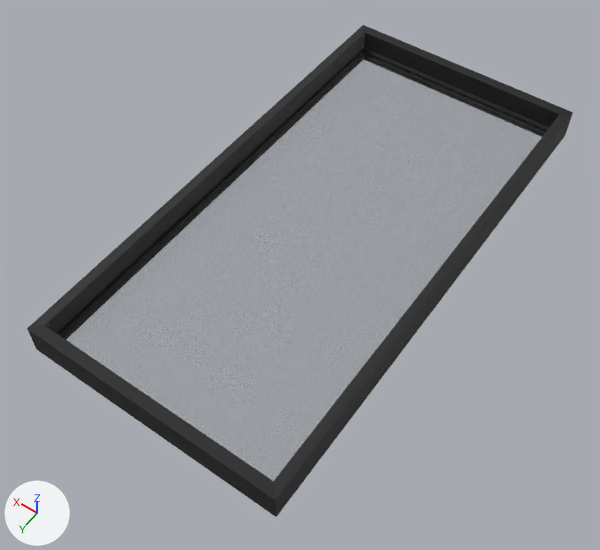
The Blender file Assets/Models/Windows/SingleWindow4x2.blend: old version first, new version second.
The view is the same before and after, from a camera (50 mm lens) standing at (-0.672, 1.662, 1.396) and looking at (0.002, 0.718, -0.087). The lights are fixed; the arrows at lower left show +X, +Y and +Z.

The first picture shows 'cgaxis_models_46_47'.
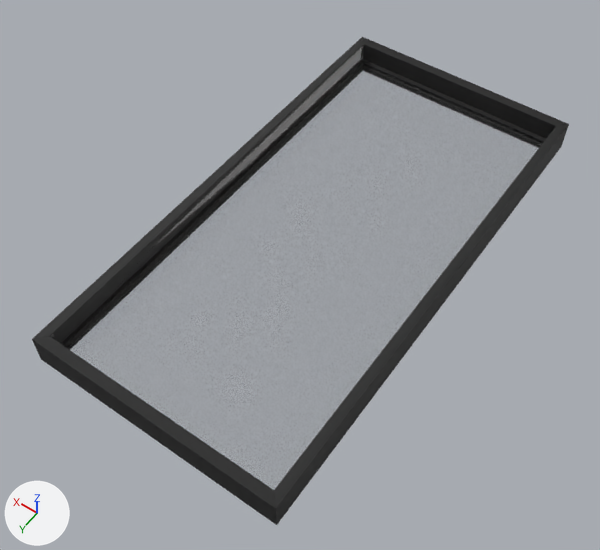
Pixel boxes (x1, y1, x2, y2) of what changed, in the pictures (600 x 550 px; the box of a moved part takes in the faces that stretch with it):
'cgaxis_models_46_47', reshaped: before (27, 25, 573, 517); after (32, 37, 569, 525)
part 1 of me_cgaxis_models_46_47, moved or reshaped: before (363, 48, 550, 132); after (363, 59, 546, 144)
part 2 of me_cgaxis_models_46_47, moved or reshaped: before (62, 54, 546, 338); after (66, 65, 542, 348)
part 3 of me_cgaxis_models_46_47, moved or reshaped (not visible before): after (67, 67, 541, 490)
part 4 of me_cgaxis_models_46_47, moved or reshaped (not visible afterwards): before (64, 56, 544, 481)
part 5 of me_cgaxis_models_46_47, rebuilt: before (59, 49, 364, 337); after (62, 60, 363, 347)
part 6 of me_cgaxis_models_46_47, rebuilt: before (57, 49, 363, 335); after (61, 59, 363, 345)
part 7 of me_cgaxis_models_46_47, moved or reshaped: before (27, 25, 573, 517); after (32, 37, 569, 525)

Diff of the bpy script that builds the scene:
```diff
--- a/Assets/Models/Windows/SingleWindow4x2.blend.py
+++ b/Assets/Models/Windows/SingleWindow4x2.blend.py
@@ me_cgaxis_models_46_47 @@
 # used by ob_cgaxis_models_46_47
-me_cgaxis_models_46_47.from_pydata(...)  # 18244 vertices, 18617 faces, 2 loose edges; spans x -0.305..0.305, y 0.0..1.219, z -0.038..0.038
+me_cgaxis_models_46_47.from_pydata(...)  # 18115 vertices, 18474 faces, 6 loose edges; spans x -0.305..0.305, y 0.0..1.219, z -0.076..0.0
+# me_cgaxis_models_46_47 part 1: the loose piece of 536 vertices spanning x -0.281..0.284, y 0.026..0.039, z -0.038..-0.01 is moved by (0.0, 0.0, -0.038)
+# me_cgaxis_models_46_47 part 2: the loose piece of 588 vertices spanning x -0.27..0.273, y 0.039..1.18, z -0.023..-0.019 is moved by (0.0, 0.0, -0.038)
+# me_cgaxis_models_46_47 part 3: the loose piece of 8 vertices spanning x -0.27..0.273, y 0.039..1.18, z -0.033..-0.03 is moved by (0.0, 0.0, -0.03)
+# me_cgaxis_models_46_47 part 4: the loose piece of 8 vertices spanning x -0.27..0.273, y 0.039..1.18, z -0.026..-0.023 is moved by (0.0, 0.0, -0.045)
+# me_cgaxis_models_46_47 part 5: the loose piece of 331 vertices spanning x 0.273..0.284, y 0.026..1.193, z -0.038..-0.01 is rebuilt with 331 vertices and now spans x 0.273..0.284, y 0.026..1.193, z -0.076..-0.048
+# me_cgaxis_models_46_47 part 6: the loose piece of 72 vertices spanning x 0.273..0.285, y 0.028..1.191, z -0.038..-0.01 is rebuilt with 72 vertices and now spans x 0.273..0.285, y 0.026..1.194, z -0.076..-0.048
+# me_cgaxis_models_46_47 part 7: 441 vertices moved within x -0.281..0.282, y 0.029..1.19, z -0.038..0.0; 5816 vertices removed from x -0.305..0.305, y 0.0..1.219, z -0.038..0.038; 7607 vertices added at x -0.305..0.305, y 0.0..1.219, z -0.076..0.0
 me_cgaxis_models_46_47.materials.append(mat_cgaxis_models_46_47_01)
```
